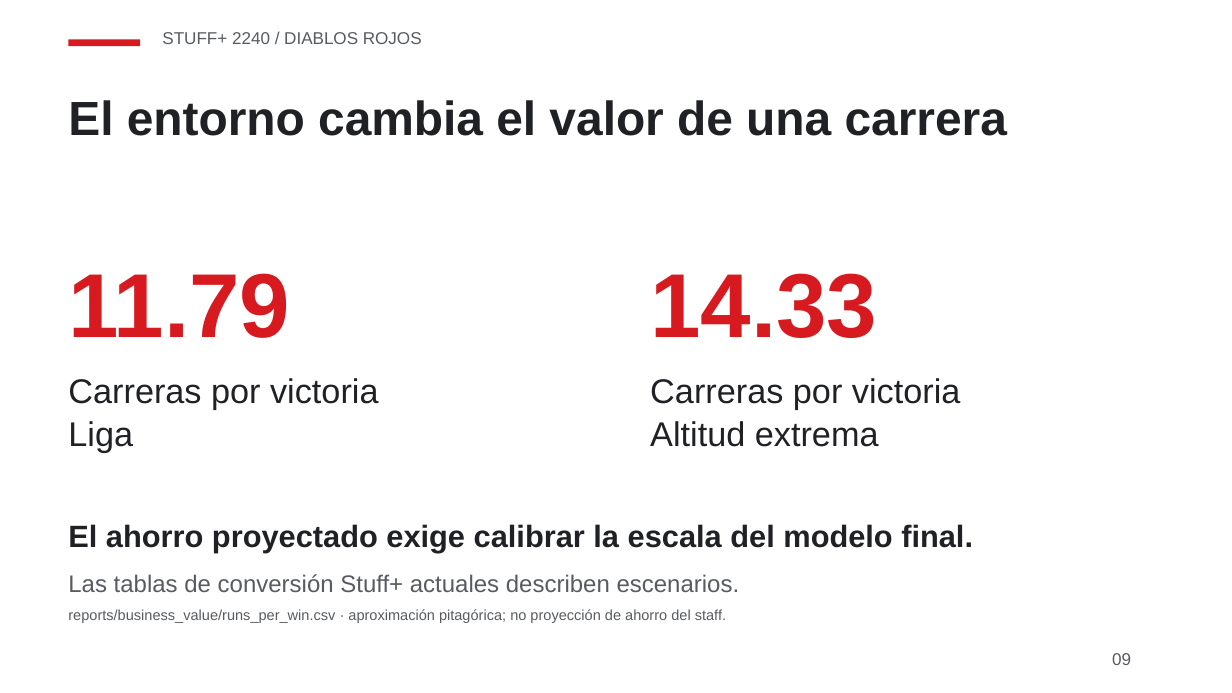
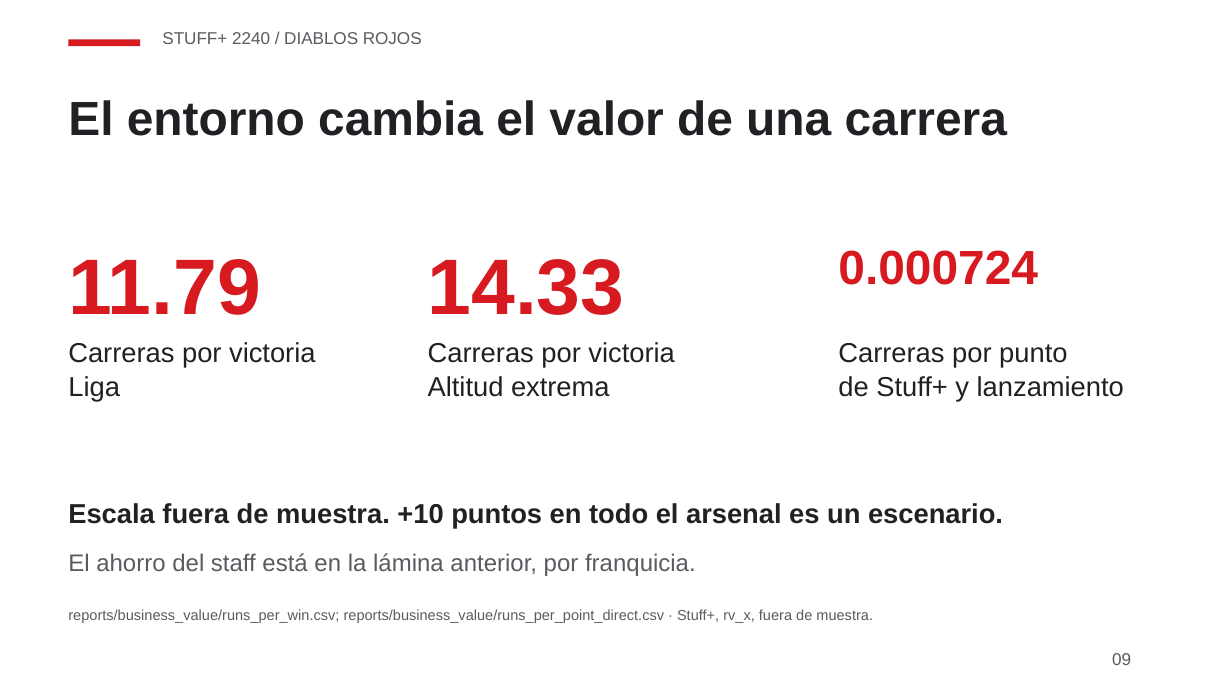
Before and after one commit to JoahanMorales/fuzzy-octo-pancake-DIABLOS-ROJOS-MLB, a slide deck: slide 9 of demo/deck/stuffplus2240.pptx. Drawn at 1232x693 pixels with LibreOffice and Linux fonts; fonts in the diff are those of the drawing. Boxes give left, top, right and bottom in pixels: in the first picture for what was removed or moved away, otherwise in the second. Text is boxed around its words. In the diff, an @@ line names an element or a change of style, - is before the commit and + after.

```diff
--- a/demo/deck/stuffplus2240.pptx
+++ b/demo/deck/stuffplus2240.pptx
@@ text "11.79": place and size @@
-text "11.79" at [68,273,290,338]
+text "11.79" at [68,259,260,315]
@@ text "11.79" at [68,259,260,315]: size 53 to 46 pt @@
@@ text "14.33" at [428,259,625,315]: size 53 to 46 pt @@
@@ text "14.33": place and size @@
-text "14.33" at [650,273,877,338]
+text "14.33" at [428,259,625,315]
@@ text added at [838,250,1038,285], 28 pt, text #D71920, bold @@
+0.000724
@@ text "Carreras por victoria": place and size @@
-text "Carreras por victoria" at [68,378,378,410]
+text "Carreras por victoria" at [68,342,315,368]
@@ text "Carreras por victoria": place and size @@
-text "Carreras por victoria" at [650,378,960,410]
+text "Carreras por victoria" at [428,342,674,368]
@@ text added at [838,343,1067,368], 16 pt, text #202124 @@
+Carreras por punto
@@ text "Liga": place and size @@
-text "Liga" at [68,421,133,452]
+text "Liga" at [68,376,120,402]
@@ size 20 to 16 pt in 4 elements at [68,342,315,368], [68,376,120,402], [428,342,674,368], [428,376,610,397] @@
@@ text "Altitud extrema": place and size @@
-text "Altitud extrema" at [650,421,879,447]
+text "Altitud extrema" at [428,376,610,397]
@@ text added at [838,376,1124,402], 16 pt, text #202124 @@
+de Stuff+ y lanzamiento
@@ text added at [68,503,1003,529], 16 pt, text #202124, bold @@
+Escala fuera de muestra. +10 puntos en todo el arsenal es un escenario.
@@ text at [68,553,696,576]: text changed; size 18 to 14 pt; text colour #202124 to #585B60; bold off @@
-El ahorro proyectado exige calibrar la escala del modelo final.
+El ahorro del staff está en la lámina anterior, por franquicia.
@@ text removed at [68,574,740,592] @@
-Las tablas de conversión Stuff+ actuales describen escenarios.
@@ text at [68,609,873,623]: text changed @@
-reports/business_value/runs_per_win.csv · aproximación pitagórica; no proyección de ahorro del staff.
+reports/business_value/runs_per_win.csv; reports/business_value/runs_per_point_direct.csv · Stuff+, rv_x, fuera de muestra.
```
Also in this commit, not shown: 3 other slides changed, 2 slides added, 2 slides removed, 9 other files.
